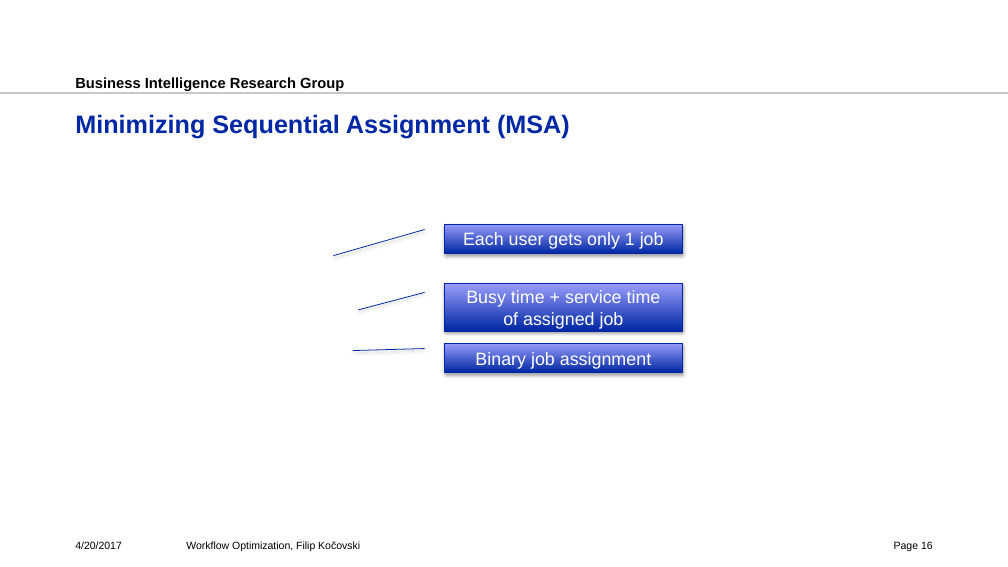
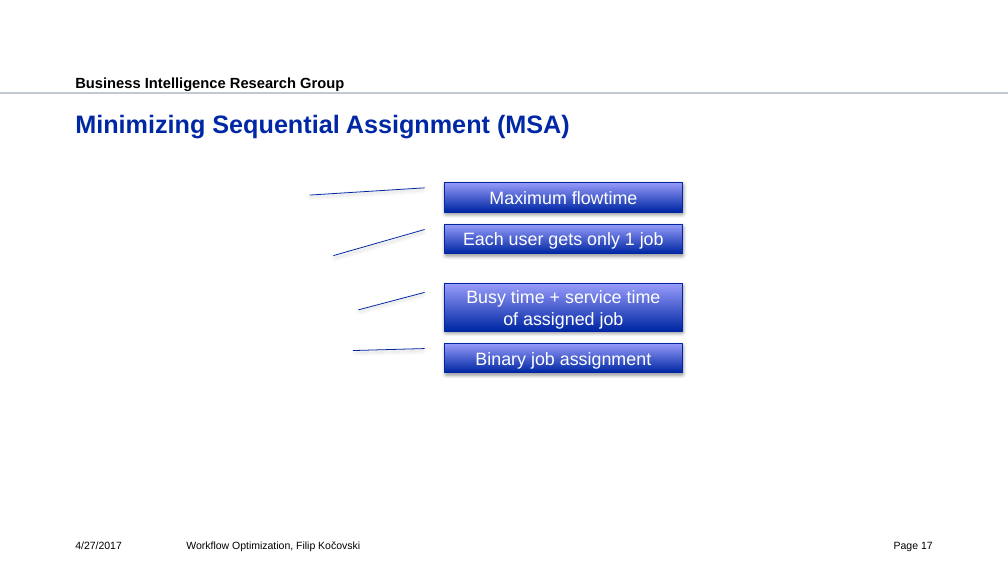
Before and after one commit to fkocovski/mt_presentation, a slide deck: slide 17 of Workflow Optimization.pptx (slide 16 before the commit). Drawn at 1008x567 pixels with LibreOffice and Linux fonts; fonts in the diff are those of the drawing; grey boxes stand for pictures; background and template pictures are left out. Boxes give left, top, right and bottom in pixels: in the first picture for what was removed or moved away, otherwise in the second. Text is boxed around its words. In the diff, an @@ line names an element or a change of style, - is before the commit and + after.

```diff
--- a/Workflow Optimization.pptx
+++ b/Workflow Optimization.pptx
@@ border callout added at [445, 182, 683, 212], fill gradient #0028A5 to #9A9EFB, outline #0027A1 0.75 pt, 17 pt, text #FFFFFF @@
+Maximum flowtime
@@ text at [75, 541, 122, 549]: text changed @@
-4/20/2017
+4/27/2017
@@ page number at [894, 541, 933, 551]: text changed @@
-Page 16
+Page 17
```
Also in this commit, not shown: 33 other slides changed, 1 slide added.
